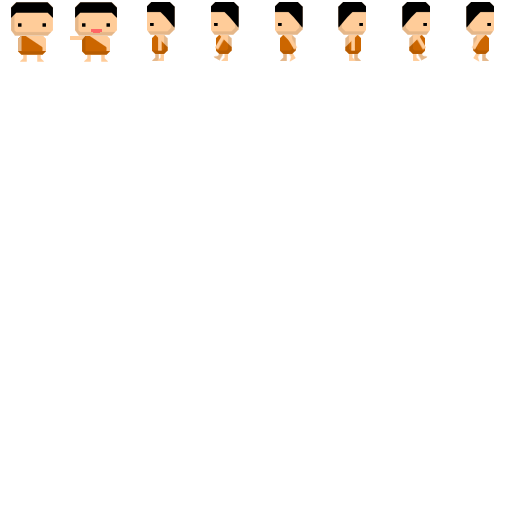
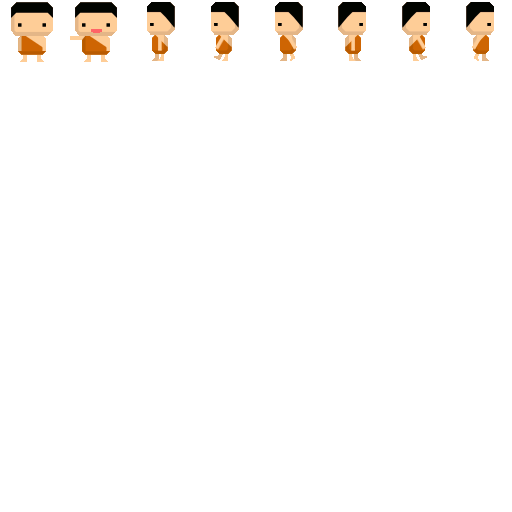
Comparing the layer stacks of the two (512, 512) images. Changes:
painted on "monicaco-test-transparente.png" over [11, 2, 494, 62]
